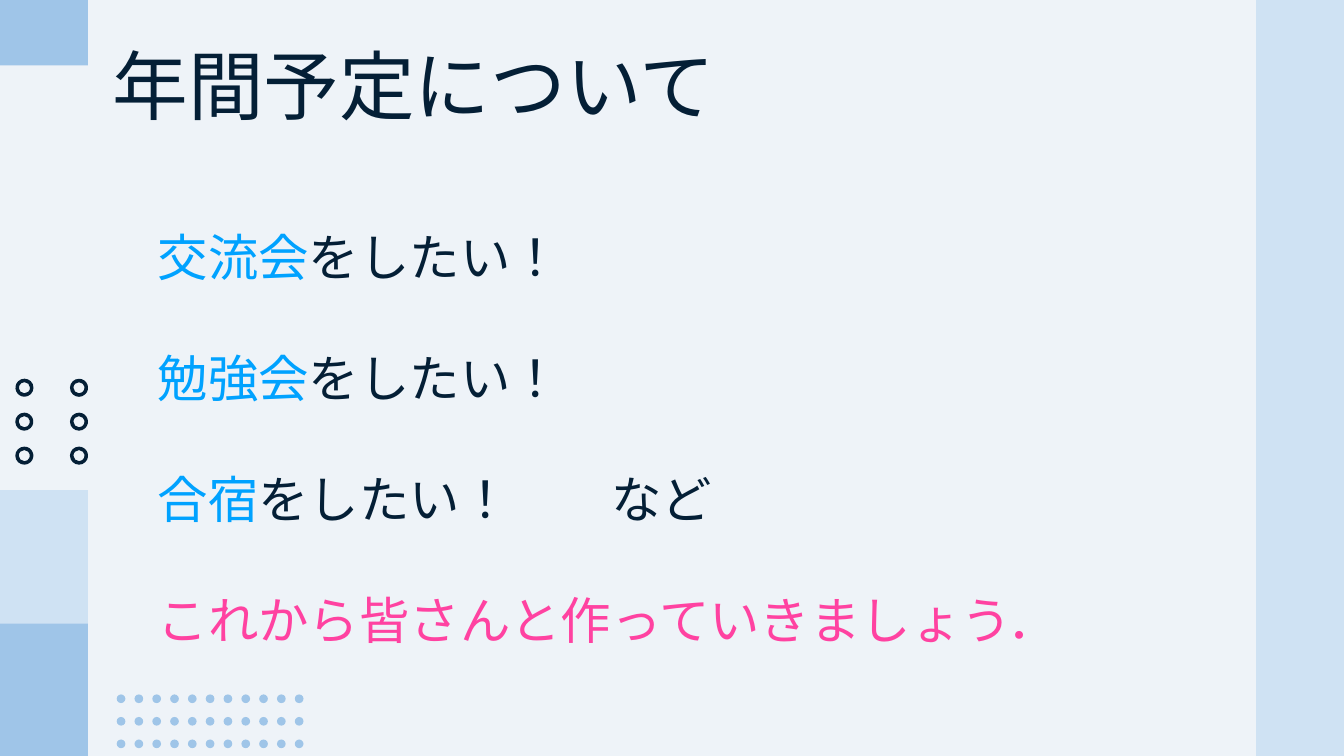
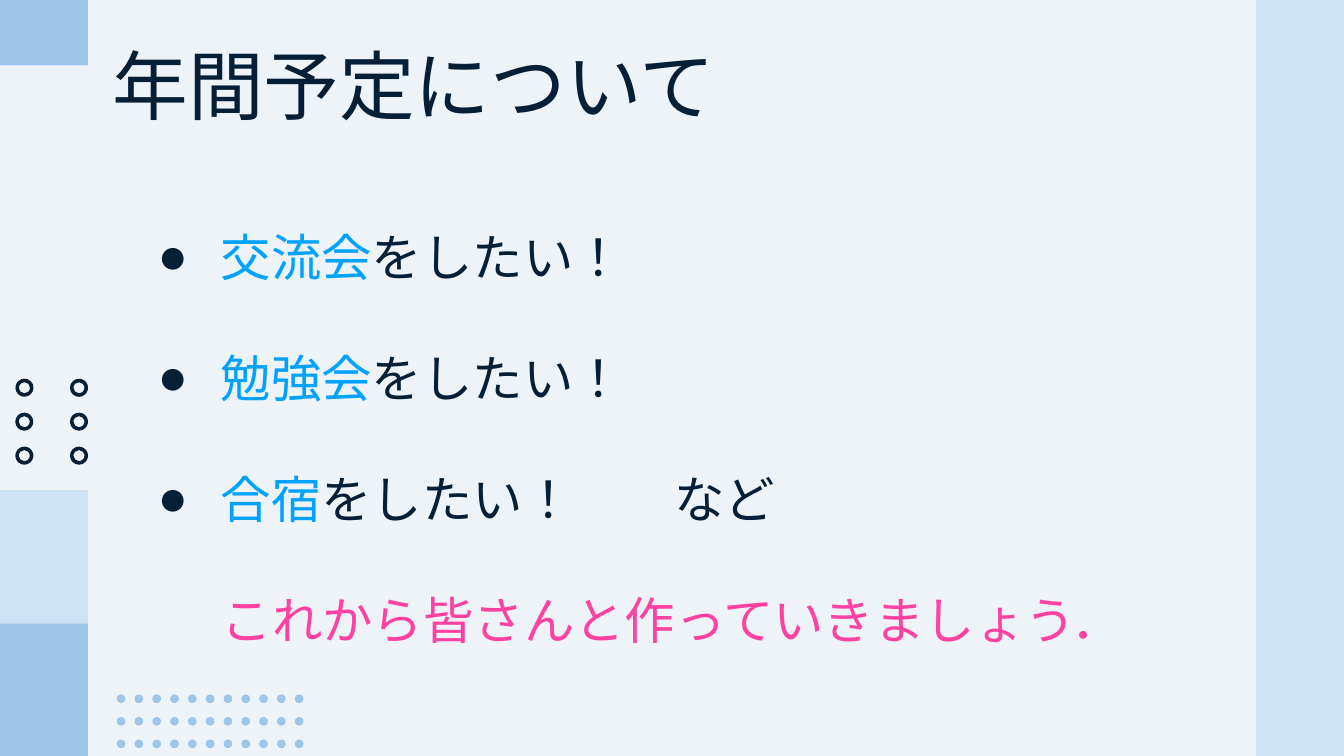
Before and after one commit to CL-ken/CL-ken.github.io, a slide deck: slide 4 of 2025/25_サークル説明.pptx. Drawn at 1344x756 pixels with LibreOffice and Linux fonts; fonts in the diff are those of the drawing. Boxes give left, top, right and bottom in pixels: in the first picture for what was removed or moved away, otherwise in the second. Text is boxed around its words. In the diff, an @@ line names an element or a change of style, - is before the commit and + after.

```diff
--- a/2025/25_サークル説明.pptx
+++ b/2025/25_サークル説明.pptx
@@ text "交流会をしたい！" at box(221, 233, 1123, 643): bullet none to ●; alignment left to centre @@
```
Also in this commit, not shown: 2 other slides changed.
